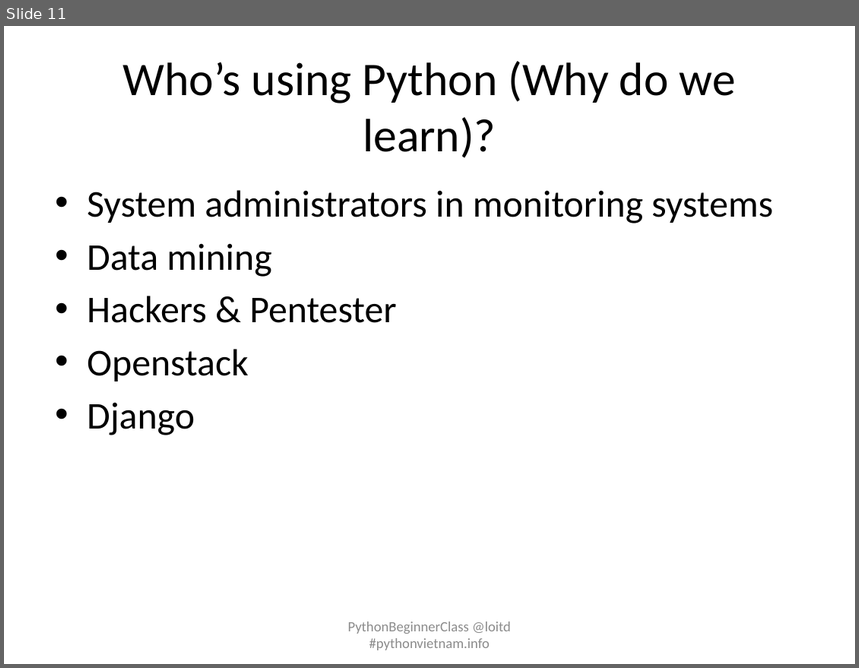
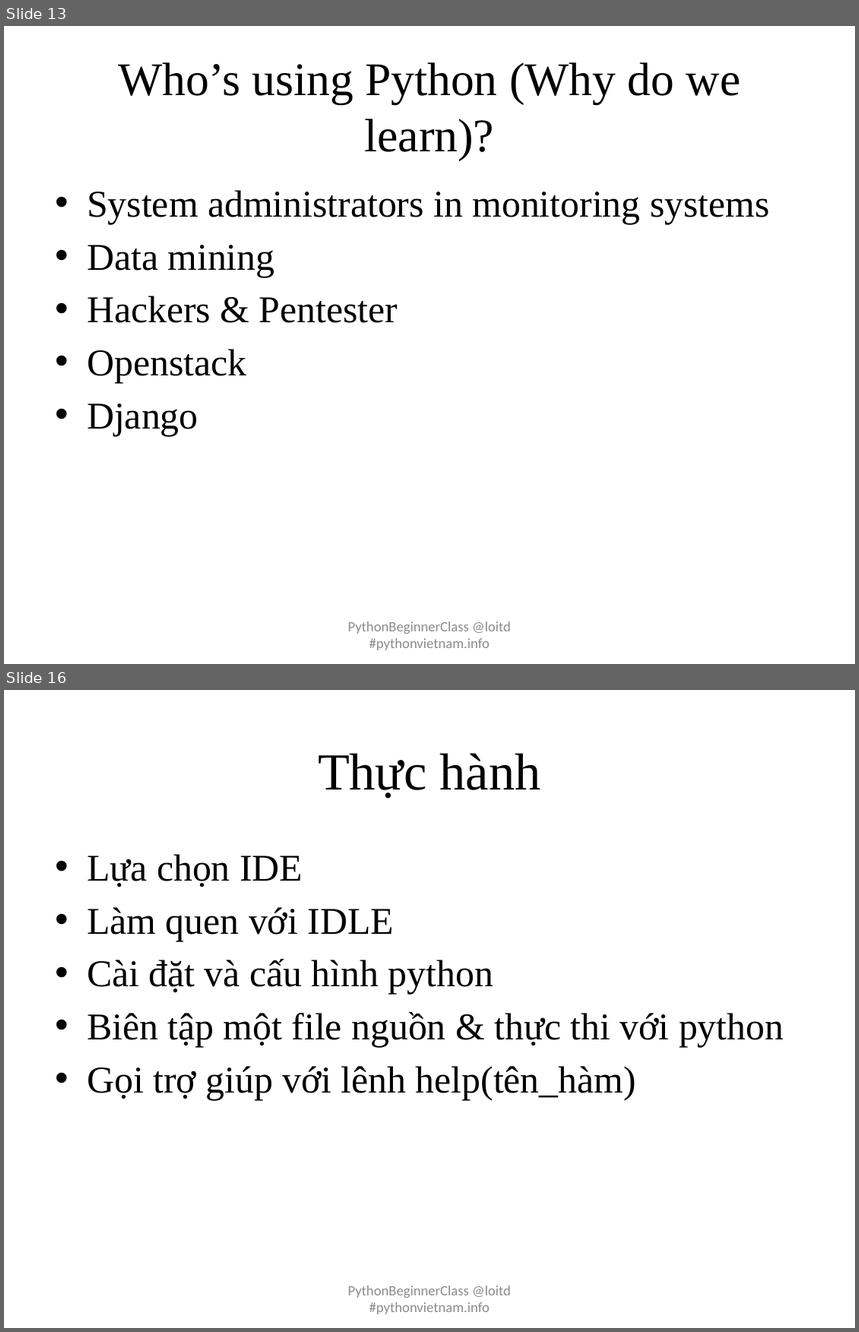
Before and after one commit to pythonvietnam/pbc032015, a slide deck: pbc-day-01-introduction.pptx. Shown one above the other, each under a label of ours: slide 11 before the commit, slides 13 and 16 after it; the slides between them are not shown. The pictures are 859x668 and 859x1332 pixels, drawn with LibreOffice and Linux fonts; fonts in the diff are those of the drawing. Boxes give left, top, right and bottom in pixels: in the first picture for what was removed or moved away, otherwise in the second. Text is boxed around its words. In the diff, an @@ line names an element or a change of style, - is before the commit and + after.

```diff
--- a/pbc-day-01-introduction.pptx
+++ b/pbc-day-01-introduction.pptx
@@ slide 16 added at (4,690,855,1328), background #FFFFFF @@
@@ title added at (318,753,541,799), 44 pt, text #000000 @@
+Thực hành
@@ text added at (87,854,784,1100), 32 pt, text #000000 @@
+• Lựa chọn IDE
+• Làm quen với IDLE
+• Cài đặt và cấu hình python
+• Biên tập một file nguồn & thực thi với python
+• Gọi trợ giúp với lênh help(tên_hàm)
@@ text added at (348,1286,511,1315), 12 pt, text #8C8C8C @@
+PythonBeginnerClass @loitd #pythonvietnam.info
@@ what was slide 11 is now slide 13 @@
@@ slide 13 changed as well @@
@@ title "Who’s using Python (Why do ..." at (118,62,741,160): font Calibri to Times New Roman @@
@@ text "System administrators in monitoring systems" at (87,190,770,436): font Calibri to Times New Roman @@
```
Also in this commit, not shown: 12 other slides changed, 5 other slides added, 2 slides removed, 1 other file.
